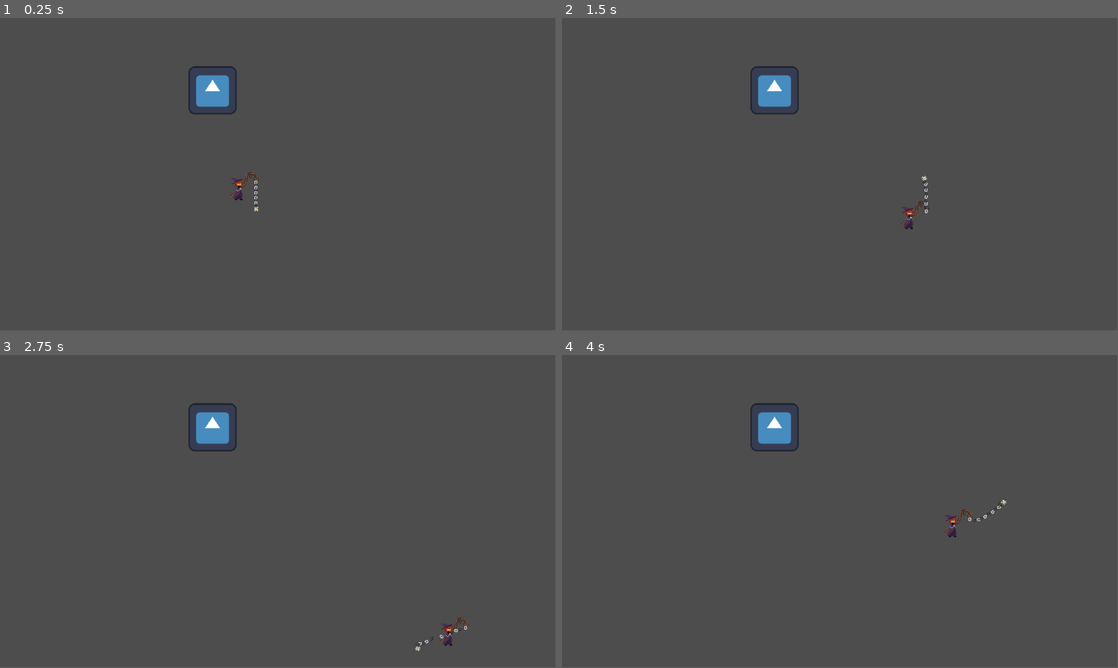
Above: before the commit, frames 1-4 (two rows, left to right).
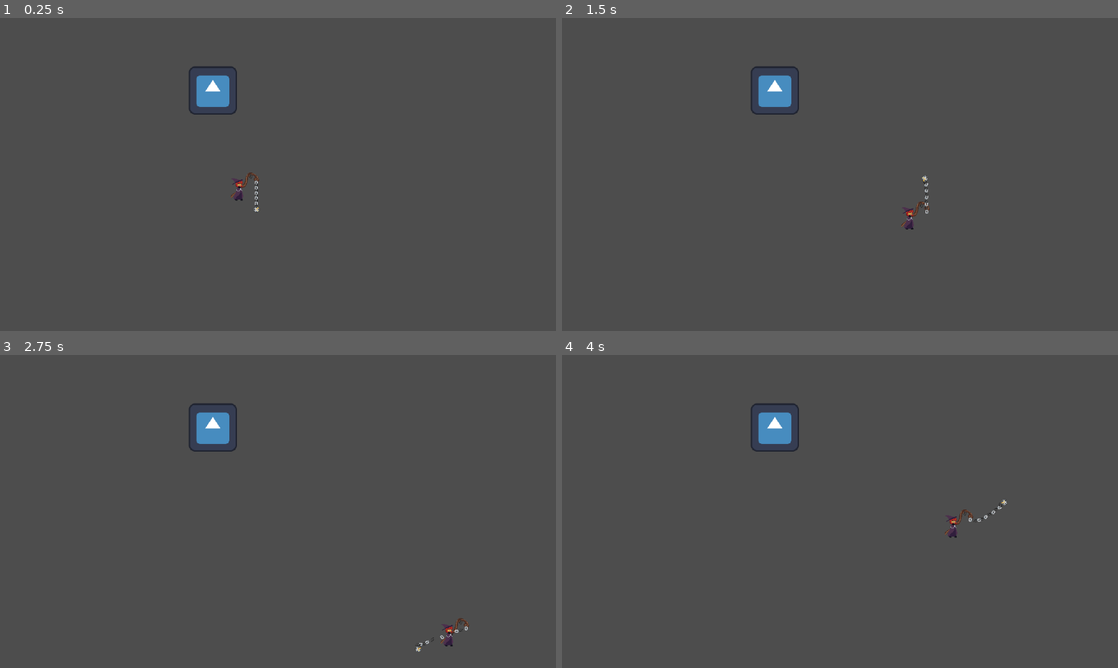
Above: after the commit, the same moments.

Repository: CplCanuck/mru-hacks-2025
Game: Godot game, scene res://Levels/signpost_test.tscn
Two runs of this game, one before a commit and one after it. Both use one fixed random seed, a clock stepped at 60 frames per second and the inputs below. The engine's default icon, where the game draws it, is replaced by a stand-in: a white triangle on a blue panel in a dark square.
Inputs:
- Up to frame 1 (0.25 s): no input
- Up to frame 2 (1.5 s): tap Enter (ui_accept) at 0.5, 0.77 s; hold D (right) 0.53-1.28 s; hold Space (attack) 0.53-1.28 s; hold S (down) from 1.28 s (still down); tap Shift (dash) at 1.35 s
- Up to frame 3 (2.75 s): tap Enter (ui_accept) at 1.52 s; release S (down) at 2.03 s; hold D (right) from 2.03 s (still down); tap E (interact) at 2.1 s
- Up to frame 4 (4 s): release D (right) at 2.78 s; hold W (up) 2.78-3.53 s; tap Space (attack) at 2.85 s; tap Enter (ui_accept) at 3.02, 3.77 s; hold A (left) from 3.53 s (still down); tap Shift (dash) at 3.6 s
In our replay, the window is 799x449 before the commit and 800x450 after it. These sizes can differ from the game's own. Grey fills any space a smaller window leaves; there, only what the larger window draws over its background counts as a difference.

The runs differ from the first frame. In frame 1, 0.2% of the frame differs, in the area x 35-47%, y 18-62%; in frame 2, 0.2%; in frame 3, 0.2%, in the area x 35-85%, y 18-95%; in frame 4, 0.2%.

Commit message:
Add resizing

Diff:
--- a/project.godot
+++ b/project.godot
@@ -18,6 +18,11 @@
 [autoload]
 
 GameManager="*res://Levels/game_manager.tscn"
+
+[display]
+
+window/stretch/mode="viewport"
+window/canvas_textures/default_texture_filter=0
 
 [global_group]
 
